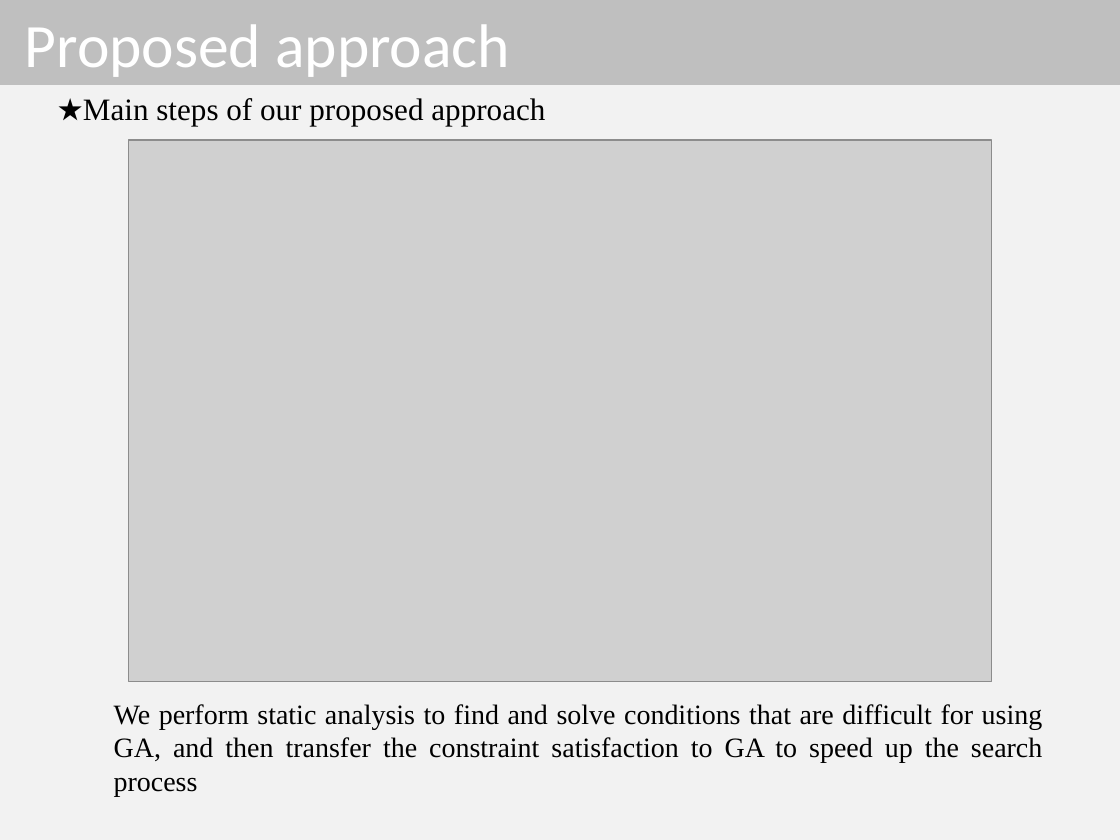
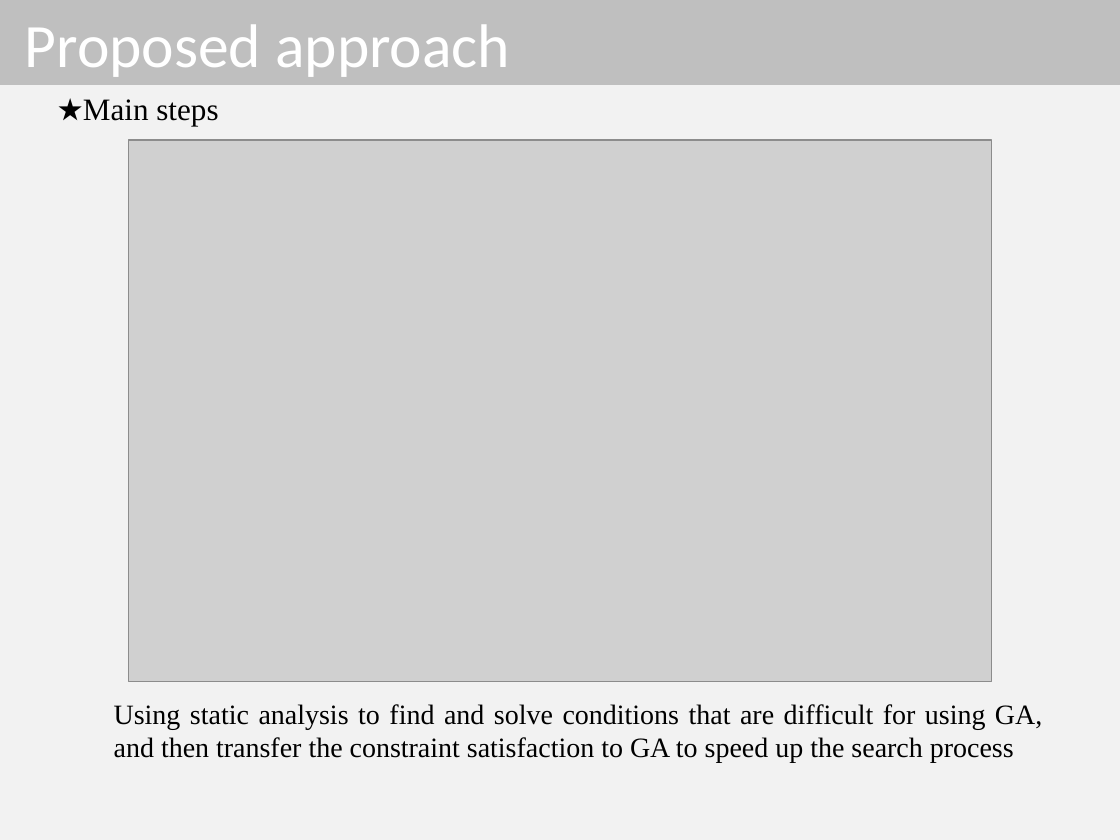
Before and after one commit to dinhngocthi/GAsource, a slide deck: slide 2 of CFT4CUnitSrc/src/report/ACIIDS2017_Presentation.pptx. Drawn at 1120x840 pixels with LibreOffice and Linux fonts; fonts in the diff are those of the drawing; grey boxes stand for pictures. Boxes give left, top, right and bottom in pixels: in the first picture for what was removed or moved away, otherwise in the second. Text is boxed around its words. In the diff, an @@ line names an element or a change of style, - is before the commit and + after.

```diff
--- a/CFT4CUnitSrc/src/report/ACIIDS2017_Presentation.pptx
+++ b/CFT4CUnitSrc/src/report/ACIIDS2017_Presentation.pptx
@@ text at <box>83,99,218,126</box>: text changed @@
-★Main steps of our proposed approach
+★Main steps
@@ text at <box>114,704,1042,763</box>: text changed @@
-We perform static analysis to find and solve conditions that are difficult for using GA, and then transfer the constraint satisfaction to GA to speed up the search process
+Using static analysis to find and solve conditions that are difficult for using GA, and then transfer the constraint satisfaction to GA to speed up the search process
```
